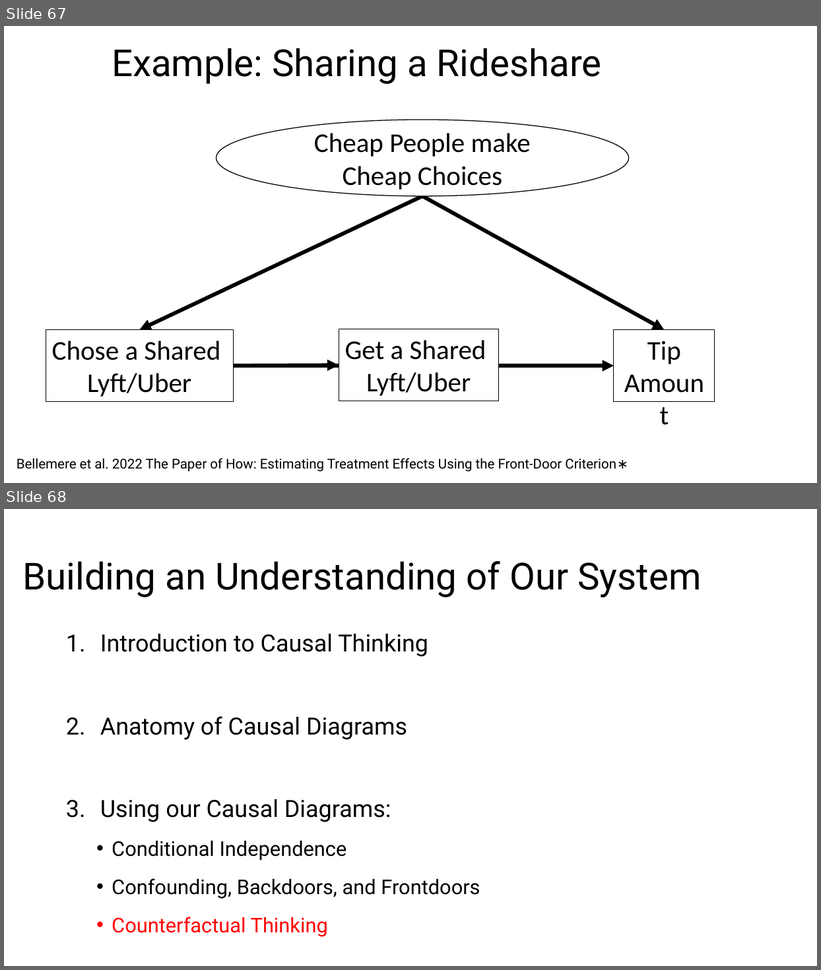
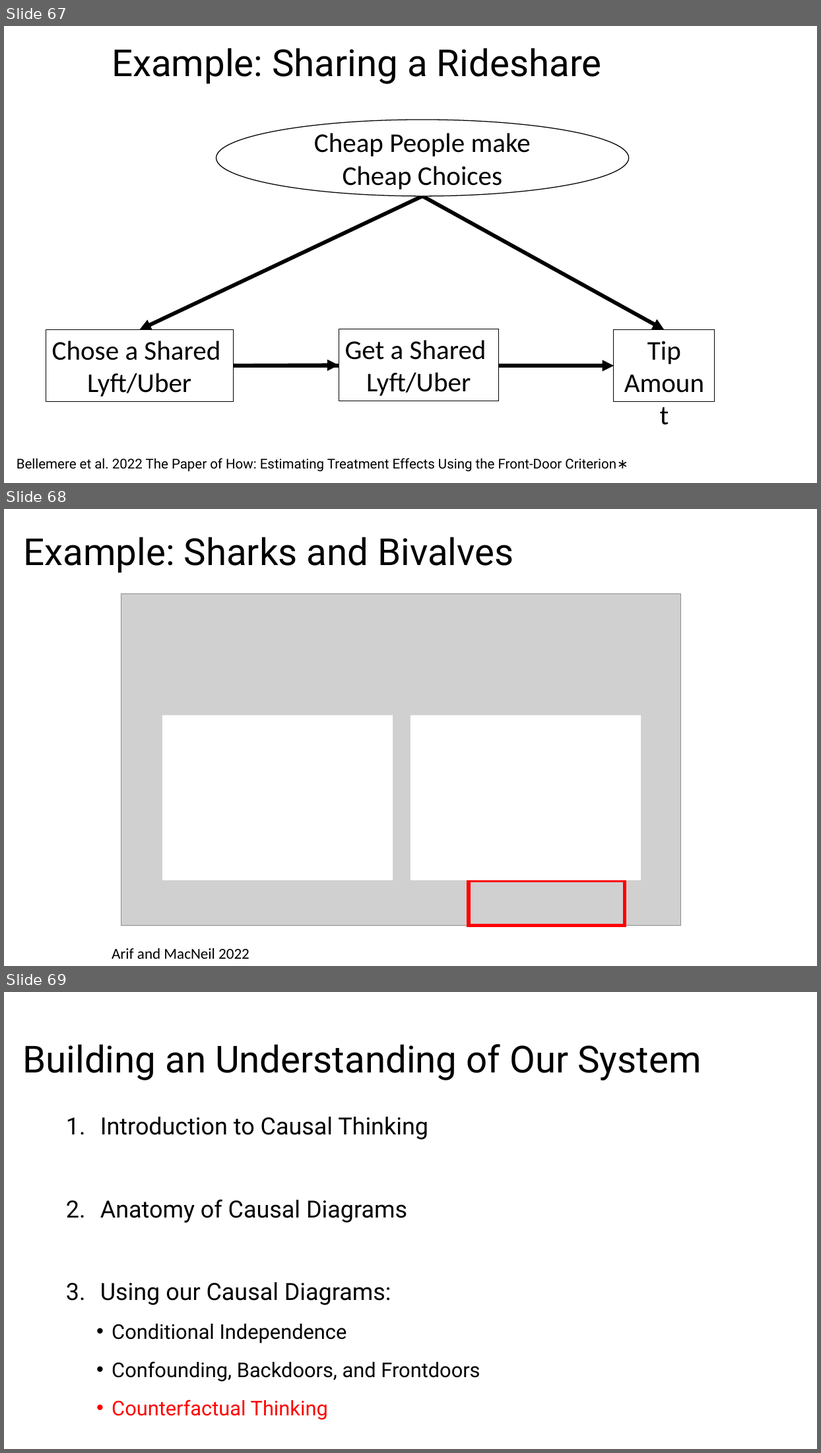
Before and after one commit to biol607/biol607.github.io, a slide deck: lectures/causal_diagrams.pptx. Shown one above the other, each under a label of ours: slides 67 and 68 before the commit, slides 67, 68 and 69 after it. The pictures are 821x970 and 821x1453 pixels, drawn with LibreOffice and Linux fonts; fonts in the diff are those of the drawing; grey boxes stand for pictures. Boxes give left, top, right and bottom in pixels: in the first picture for what was removed or moved away, otherwise in the second. Text is boxed around its words. In the diff, an @@ line names an element or a change of style, - is before the commit and + after.

```diff
--- a/lectures/causal_diagrams.pptx
+++ b/lectures/causal_diagrams.pptx
@@ slide 68 added at [4, 509, 817, 966], background #FFFFFF @@
@@ title added at [24, 537, 514, 573], 44 pt, text #000000 @@
+Example: Sharks and Bivalves
@@ picture added at [121, 594, 681, 926] @@
@@ rectangle added at [162, 715, 393, 881], fill #FFFFFF @@
@@ rectangle added at [411, 715, 642, 881], fill #FFFFFF @@
@@ rectangle added at [469, 881, 625, 926], outline #FF0000 4 pt @@
@@ text added at [112, 949, 250, 959], 18 pt, text #000000 @@
+Arif and MacNeil 2022
@@ what was slide 68 is now slide 69 @@
```
Also in this commit, not shown: 1 slide changed.
